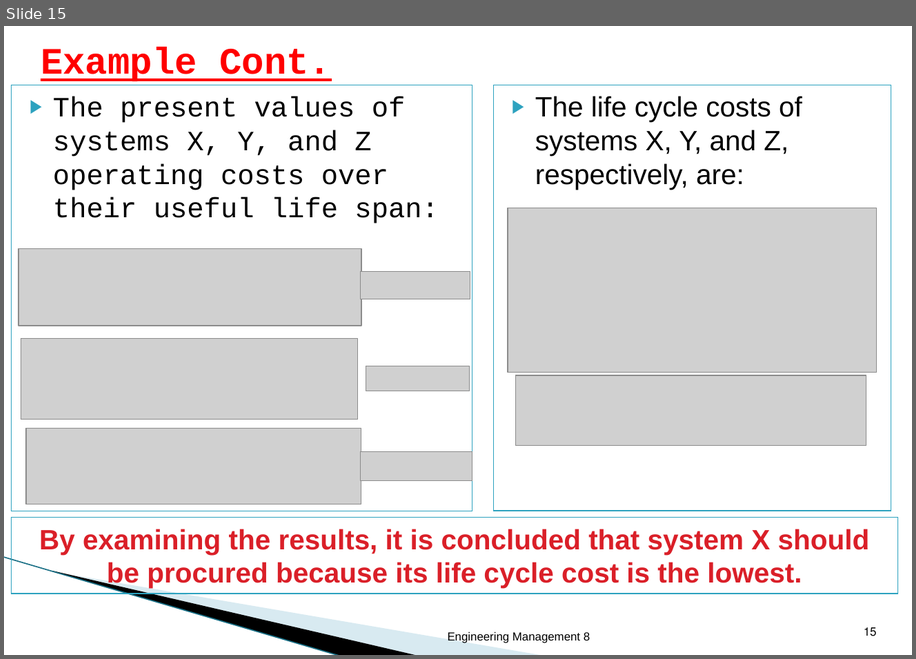
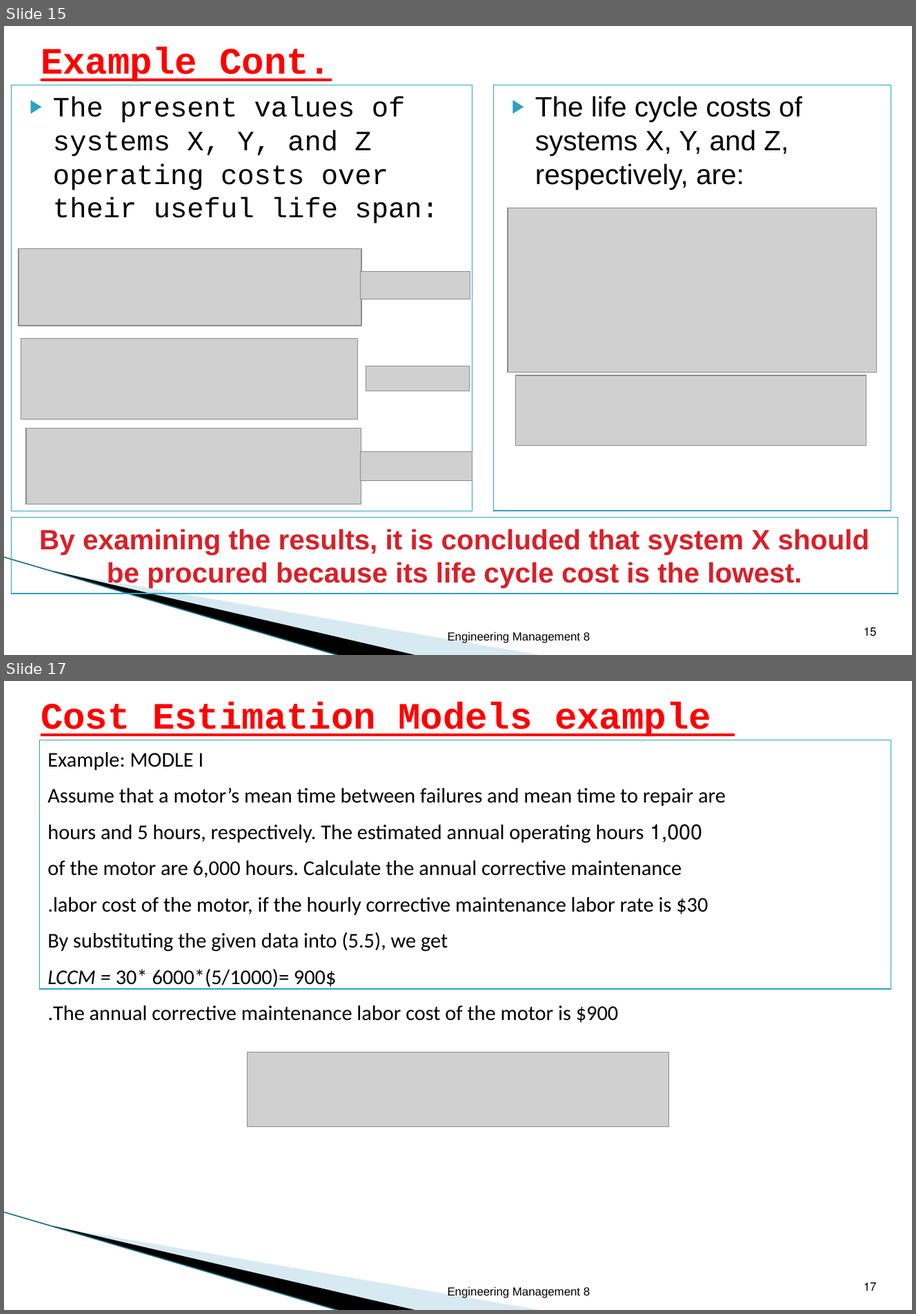
Before and after one commit to Dhmdhz/KKU, a slide deck: مستوى 9/ادارة المشاريع الهندسية هات 213-442/Lecture 7.pptx. Shown one above the other, each under a label of ours: slide 15 before the commit, slides 15 and 17 after it; the slides between them are not shown. The pictures are 916x659 and 916x1314 pixels, drawn with LibreOffice and Linux fonts; fonts in the diff are those of the drawing; grey boxes stand for pictures; background and template pictures are left out. Boxes give left, top, right and bottom in pixels: in the first picture for what was removed or moved away, otherwise in the second. Text is boxed around its words. In the diff, an @@ line names an element or a change of style, - is before the commit and + after.

```diff
--- a/مستوى 9/ادارة المشاريع الهندسية هات 213-442/Lecture 7.pptx
+++ b/مستوى 9/ادارة المشاريع الهندسية هات 213-442/Lecture 7.pptx
@@ slide 17 added at bbox=[4, 681, 912, 1310], background #FFFFFF; not listed: 3 template elements that a slide beside it also shows @@
@@ title added at bbox=[41, 702, 711, 737], 32 pt, text #FF0000, bold, underline @@
+Cost Estimation Models example
@@ rectangle added at bbox=[39, 740, 891, 989], outline #2DA2BF 0.75 pt, 18 pt, text #000000 @@
+Example: MODLE I
+Assume that a motor’s mean time between failures and mean time to repair are
+1,000 hours and 5 hours, respectively. The estimated annual operating hours
+of the motor are 6,000 hours. Calculate the annual corrective maintenance
+labor cost of the motor, if the hourly corrective maintenance labor rate is $30.
+By substituting the given data into (5.5), we get
+LCCM = 30* 6000*(5/1000)= 900$
+The annual corrective maintenance labor cost of the motor is $900.
@@ picture added at bbox=[247, 1052, 669, 1127] @@
@@ text added at bbox=[448, 1286, 590, 1298], 10 pt, text #000000 @@
+Engineering Management 8
@@ page number added at bbox=[864, 1282, 877, 1290], 10 pt, text #000000 @@
+17
```
Also in this commit, not shown: 2 slides changed, 2 other slides added, 15 other files.
